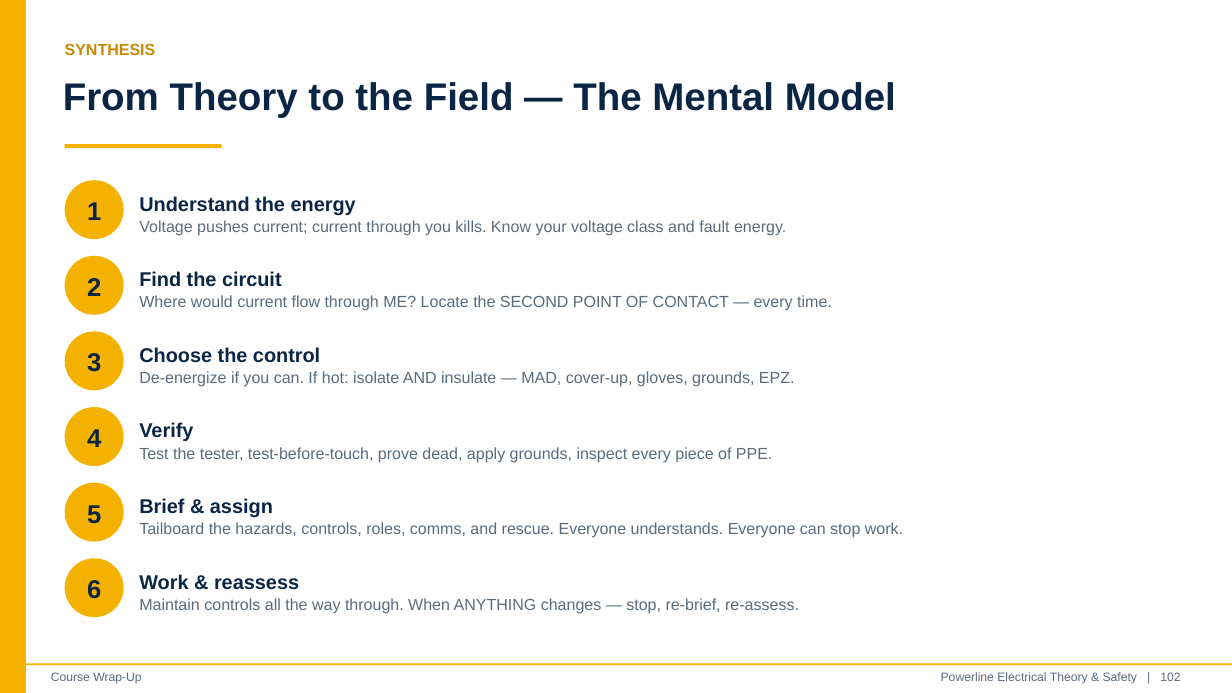
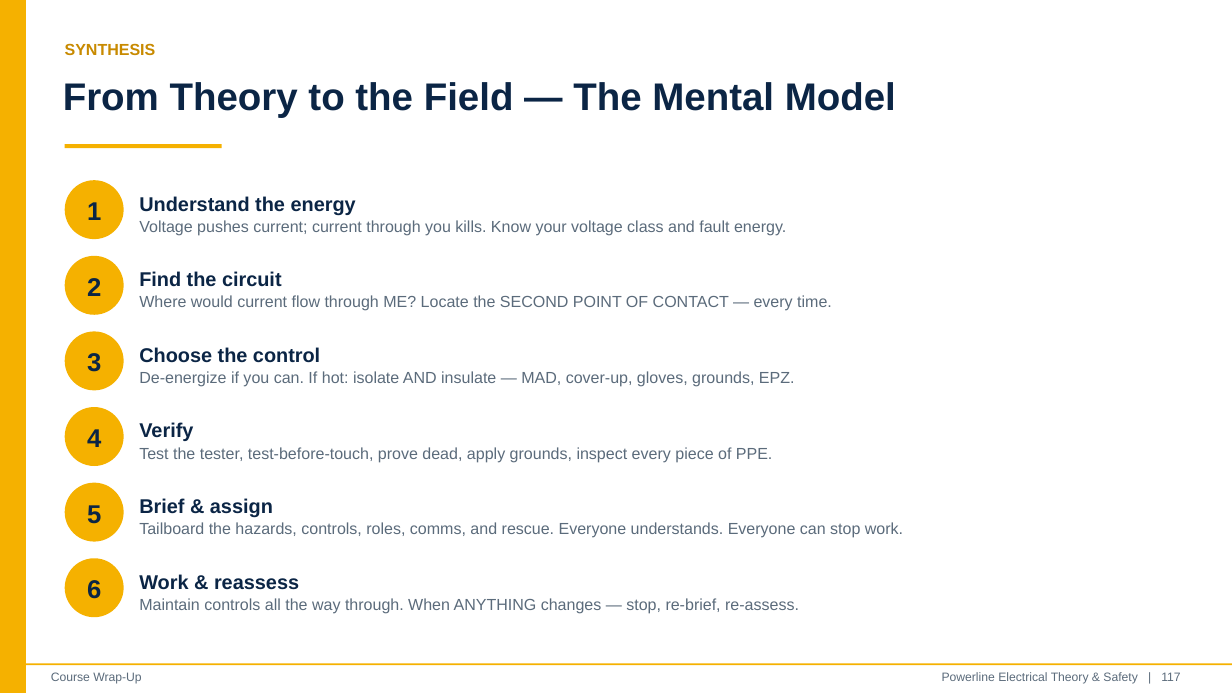
Before and after one commit to rpropp30/webcast-roku, a slide deck: slide 117 of training/Powerline_Electrical_Theory_and_Safety_Training.pptx (slide 102 before the commit). Drawn at 1232x693 pixels with LibreOffice and Linux fonts; fonts in the diff are those of the drawing. Boxes give left, top, right and bottom in pixels: in the first picture for what was removed or moved away, otherwise in the second. Text is boxed around its words. In the diff, an @@ line names an element or a change of style, - is before the commit and + after.

```diff
--- a/training/Powerline_Electrical_Theory_and_Safety_Training.pptx
+++ b/training/Powerline_Electrical_Theory_and_Safety_Training.pptx
@@ text at <box>942,672,1180,684</box>: text changed @@
-Powerline Electrical Theory & Safety | 102
+Powerline Electrical Theory & Safety | 117
```
Also in this commit, not shown: 3 other slides changed, 15 slides added, 44 other files.
